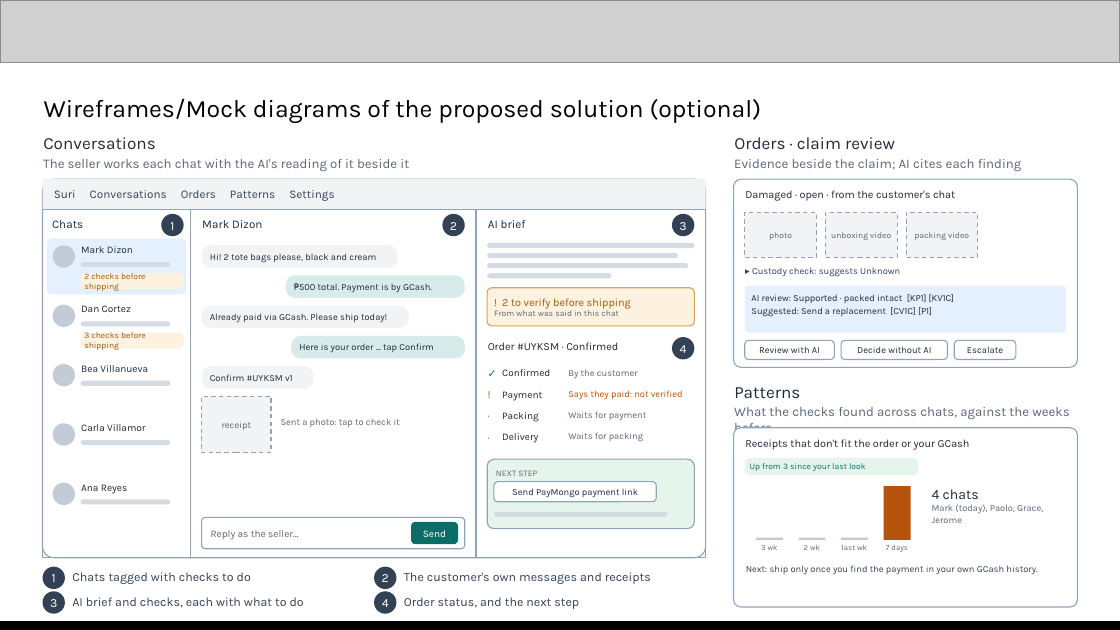
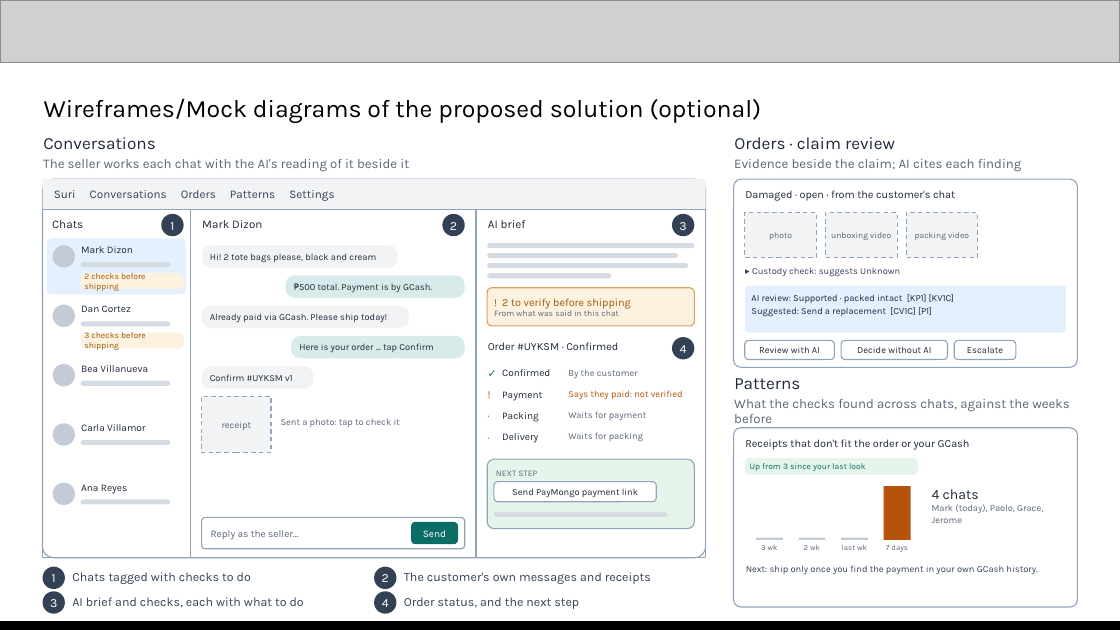
Before and after one commit to kevsoriano/servermaya, a slide deck: slide 7 of docs/Team ServerMaya Submission _ AI Builder Cup.pptx. Drawn at 1120x630 pixels with LibreOffice and Linux fonts; fonts in the diff are those of the drawing; grey boxes stand for pictures. Boxes give left, top, right and bottom in pixels: in the first picture for what was removed or moved away, otherwise in the second. Text is boxed around its words. In the diff, an @@ line names an element or a change of style, - is before the commit and + after.

```diff
--- a/docs/Team ServerMaya Submission _ AI Builder Cup.pptx
+++ b/docs/Team ServerMaya Submission _ AI Builder Cup.pptx
@@ text "Patterns": place and size @@
-text "Patterns" at [734,387,800,398]
+text "Patterns" at [734,378,800,389]
@@ text "What the checks found across ...": place and size @@
-text "What the checks found across ..." at [734,407,1070,434]
+text "What the checks found across ..." at [734,399,1070,423]
```
Also in this commit, not shown: 8 other slides changed, 1 other file.
